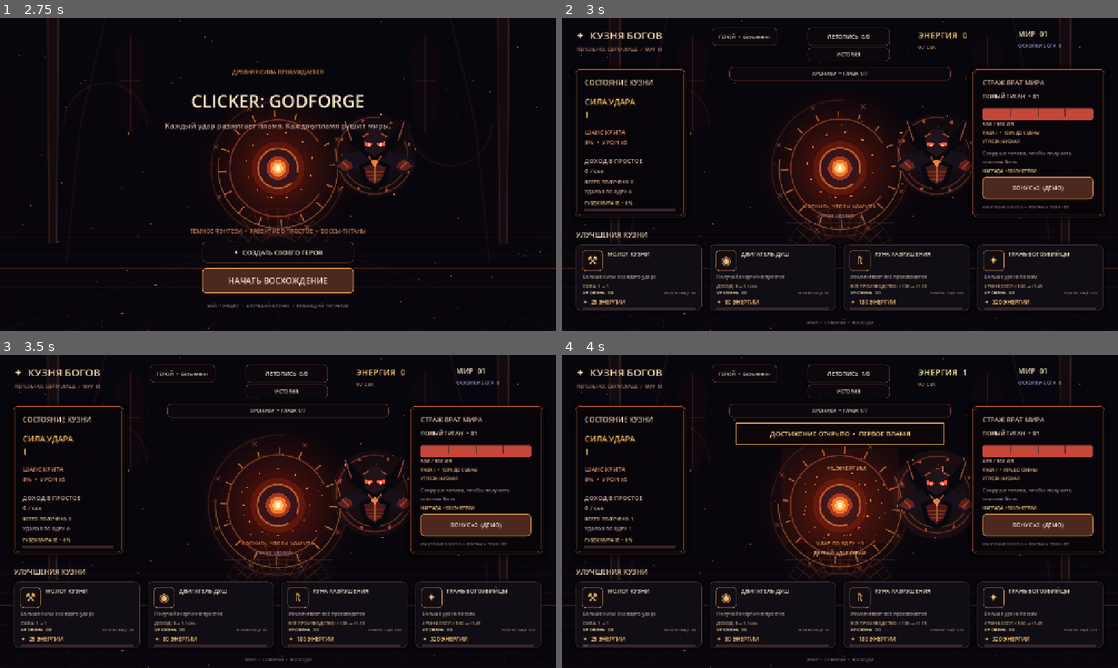
Above: before the commit, frames 1-4 (two rows, left to right).
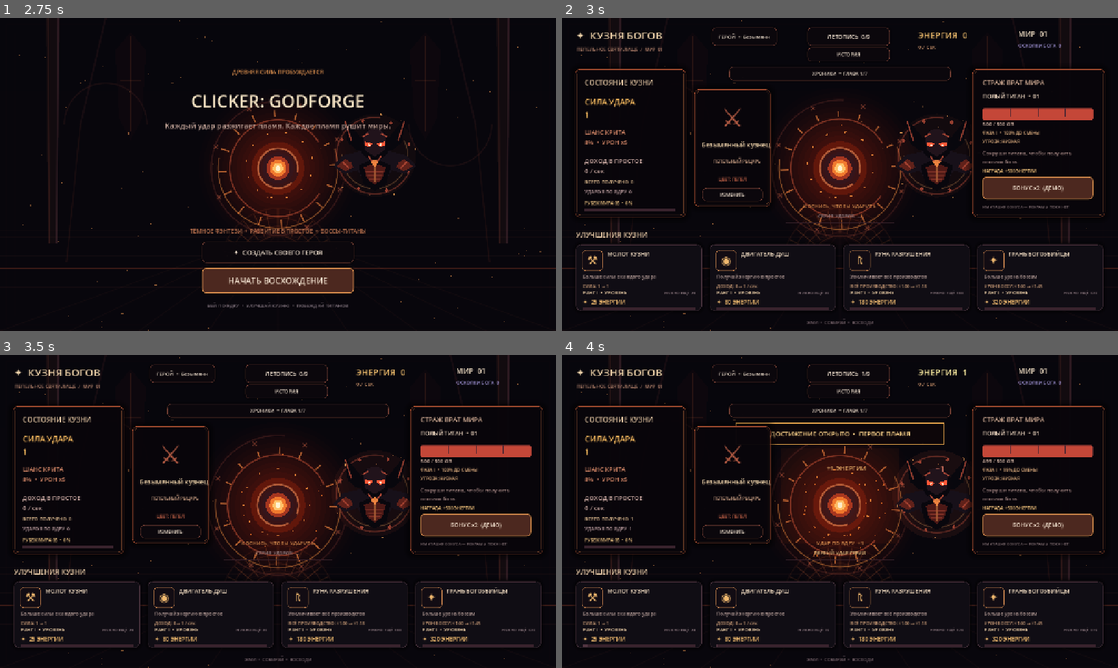
Above: after the commit, the same moments.

Repository: filesgloom-png/CLICKER-GODFORGE-
Game: Godot game, scene res://scenes/main.tscn
Two runs of this game, one before a commit and one after it. Both use one fixed random seed, a clock stepped at 60 frames per second and the inputs below.
Inputs (mouse positions are in pixels of both pictures, inside the frame that each line leads up to):
- Up to frame 1 (2.75 s): no input
- Up to frame 2 (3 s): click "НАЧАТЬ ВОСХОЖДЕНИЕ" at 2.75 s
- Up to frame 3 (3.5 s): no input
- Up to frame 4 (4 s): click (840, 495) at 3.5 s

Frame 1 is identical in both runs. In frame 2, 1.0% of the frame differs, in the area x 3-84%, y 22-89%; in frame 3, 1.0%; in frame 4, 1.0%, in the area x 3-84%, y 21-89%.

Commit message:
Connect hero identity to combat visuals and progression UI

Diff:
--- a/scripts/game.gd
+++ b/scripts/game.gd
@@ -267,12 +267,14 @@
 	var progress: float = 1.0 - clampf(boss_slash_flash, 0.0, 1.0)
 	var radius: float = 38.0 + progress * 72.0
 	var alpha: float = clampf(boss_slash_flash, 0.0, 1.0)
-	var slash_color := Color("#fff0a3") if boss_slash_critical else Color("#ff9270")
+	var hero_tint := Color(HERO_ARMOR_COLORS[hero_armor])
+	var slash_color := Color("#fff0a3") if boss_slash_critical else hero_tint
 	var slash_width: float = 4.0 if boss_slash_critical else 2.6
-	# A fast curved blade trail gives every tap a readable impact on the boss itself.
+	# The selected hero's armor tint now carries into each strike, without changing damage.
 	draw_arc(center, radius, boss_slash_angle - 0.62, boss_slash_angle + 0.62, 28, Color(slash_color.r, slash_color.g, slash_color.b, alpha * 0.92), slash_width, true)
-	draw_arc(center, radius + 11.0, boss_slash_angle - 0.42, boss_slash_angle + 0.42, 24, Color(1.0, 0.56, 0.31, alpha * 0.62), 1.4, true)
-	for i in range(3 if boss_slash_critical else 2):
+	draw_arc(center, radius + 11.0, boss_slash_angle - 0.42, boss_slash_angle + 0.42, 24, Color(hero_tint.r, hero_tint.g, hero_tint.b, alpha * 0.62), 1.4, true)
+	var trail_rays := 3 if boss_slash_critical else (3 if hero_archetype == 2 else 2)
+	for i in range(trail_rays):
 		var ray_angle: float = boss_slash_angle + (float(i) - 1.0) * 0.34
 		var inner: Vector2 = center + Vector2(cos(ray_angle), sin(ray_angle)) * (radius - 9.0)
 		var outer: Vector2 = center + Vector2(cos(ray_angle), sin(ray_angle)) * (radius + 9.0 + (8.0 if boss_slash_critical else 0.0))
@@ -522,6 +524,7 @@
 	story_button.add_theme_font_size_override("font_size", 11)
 	story_button.pressed.connect(_open_story)
 	ui_labels["story_button"] = story_button
+	_build_hero_hud()
 	core_button = _button("", Vector2(505, 215), Vector2(270, 220), false)
 	var core_normal := StyleBoxFlat.new()
 	core_normal.bg_color = Color(0, 0, 0, 0)
@@ -832,6 +835,13 @@
 	]
 
 
+func _queue_story_chapter_unlock() -> void:
+	for chapter in _story_chapters():
+		if int(chapter["stage"]) == boss_stage and boss_stage > 1:
+			achievement_popup_queue.append("НОВАЯ ГЛАВА ОТКРЫТА  •  " + str(chapter["title"]))
+			return
+
+
 func _current_story_chapter() -> int:
 	var chapters := _story_chapters()
 	var current := 0
@@ -1146,6 +1156,7 @@
 			boss_history.pop_front()
 		boss_stage_start_clicks = total_clicks
 		boss_stage += 1
+		_queue_story_chapter_unlock()
 		_check_achievements()
 		last_boss_reward = 250.0 * boss_stage
 		energy += last_boss_reward
@@ -1205,9 +1216,36 @@
 		boost_button.text = "БОНУС x2  60 с"
 	_refresh_ui()
 
+func _build_hero_hud() -> void:
+	_panel(Vector2(305, 164), Vector2(175, 270))
+	var crest := _label(HERO_GLYPHS[hero_archetype], Vector2(310, 182), Vector2(165, 92), 58, Color(HERO_ARMOR_COLORS[hero_armor]))
+	crest.horizontal_alignment = HORIZONTAL_ALIGNMENT_CENTER
+	ui_labels["hero_crest"] = crest
+	var name_label := _label(hero_name, Vector2(316, 274), Vector2(153, 34), 15, Color("#f2d6ac"))
+	name_label.horizontal_alignment = HORIZONTAL_ALIGNMENT_CENTER
+	ui_labels["hero_name"] = name_label
+	var class_label := _label(HERO_ARCHETYPES[hero_archetype], Vector2(316, 309), Vector2(153, 42), 10, Color("#c49b80"))
+	class_label.horizontal_alignment = HORIZONTAL_ALIGNMENT_CENTER
+	class_label.autowrap_mode = TextServer.AUTOWRAP_WORD_SMART
+	ui_labels["hero_class"] = class_label
+	var armor_label := _label("ЦВЕТ: " + HERO_ARMOR_NAMES[hero_armor], Vector2(316, 359), Vector2(153, 24), 10, Color(HERO_ARMOR_COLORS[hero_armor]))
+	armor_label.horizontal_alignment = HORIZONTAL_ALIGNMENT_CENTER
+	ui_labels["hero_armor"] = armor_label
+	var edit_button := _button("ИЗМЕНИТЬ", Vector2(323, 391), Vector2(139, 30), false)
+	edit_button.add_theme_font_size_override("font_size", 10)
+	edit_button.pressed.connect(_open_hero_creator)
+
+
 func _refresh_ui() -> void:
 	if not playing:
 		return
+	if ui_labels.has("hero_crest"):
+		ui_labels["hero_crest"].text = HERO_GLYPHS[hero_archetype]
+		ui_labels["hero_crest"].add_theme_color_override("font_color", Color(HERO_ARMOR_COLORS[hero_armor]))
+		ui_labels["hero_name"].text = hero_name
+		ui_labels["hero_class"].text = HERO_ARCHETYPES[hero_archetype]
+		ui_labels["hero_armor"].text = "ЦВЕТ: " + HERO_ARMOR_NAMES[hero_armor]
+		ui_labels["hero_armor"].add_theme_color_override("font_color", Color(HERO_ARMOR_COLORS[hero_armor]))
 	if journal_button != null and is_instance_valid(journal_button):
 		journal_button.text = "ЛЕТОПИСЬ  %d/9" % _unlocked_achievement_count()
 	if story_button != null and is_instance_valid(story_button):
@@ -1289,7 +1327,7 @@
 		var accent: ColorRect = ui_labels["upgrade_accent_%d" % i]
 		card.disabled = not can_afford
 		card.modulate = Color.WHITE
-		level_label.text = "УРОВЕНЬ  %02d" % level
+		level_label.text = "РАНГ %s  •  УРОВЕНЬ %02d" % [_upgrade_rank(level), level]
 		cost_label.text = "✦  %s ЭНЕРГИИ" % _format_number(cost)
 		preview_label.text = _upgrade_next_effect(i)
 		var affordability_ratio := clampf(energy / maxf(cost, 1.0), 0.0, 1.0)
@@ -1349,6 +1387,16 @@
 			return "IV"
 	return "I"
 
+func _upgrade_rank(level: int) -> String:
+	if level >= 25:
+		return "IV"
+	if level >= 10:
+		return "III"
+	if level >= 5:
+		return "II"
+	return "I"
+
+
 func _upgrade_next_effect(index: int) -> String:
 	match index:
 		0:
